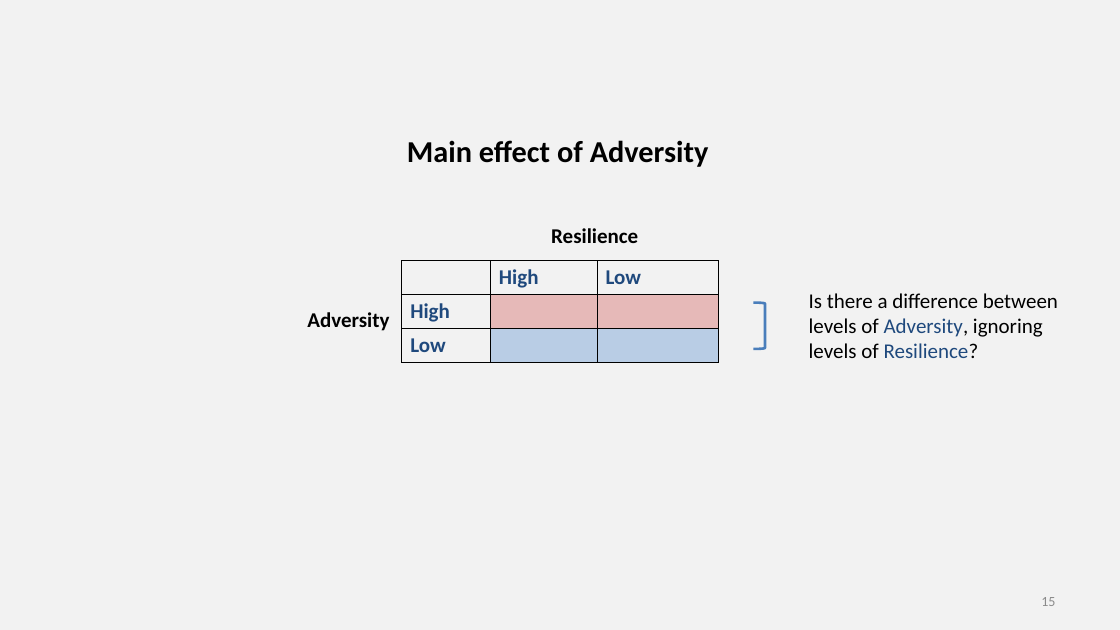
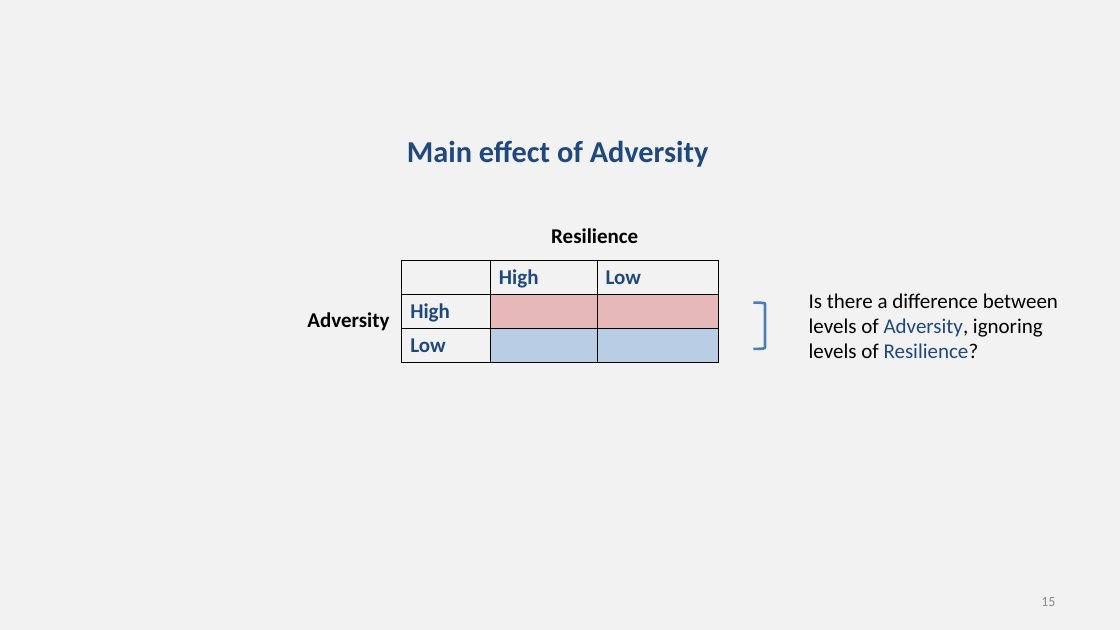
Before and after one commit to chrisjberry/datafluencyCB, a slide deck: slide 15 of docs/slides/PSYC753_L3_ANOVA_1.pptx. Drawn at 1120x630 pixels with LibreOffice and Linux fonts; fonts in the diff are those of the drawing. Boxes give left, top, right and bottom in pixels: in the first picture for what was removed or moved away, otherwise in the second. Text is boxed around its words. In the diff, an @@ line names an element or a change of style, - is before the commit and + after.

```diff
--- a/docs/slides/PSYC753_L3_ANOVA_1.pptx
+++ b/docs/slides/PSYC753_L3_ANOVA_1.pptx
@@ text "Main effect of Adversity" at (407, 140, 709, 167): text colour #000000 to #1F497D @@
```
Also in this commit, not shown: 9 other slides changed, 2 slides added, 1 slide removed.
